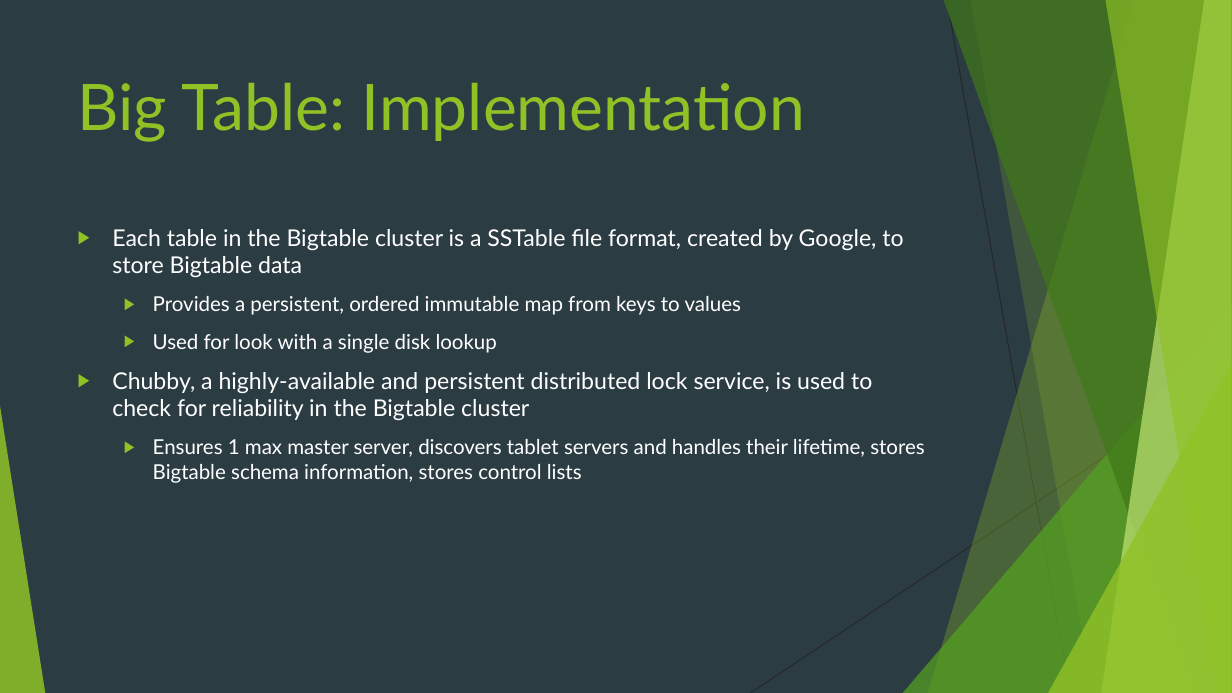
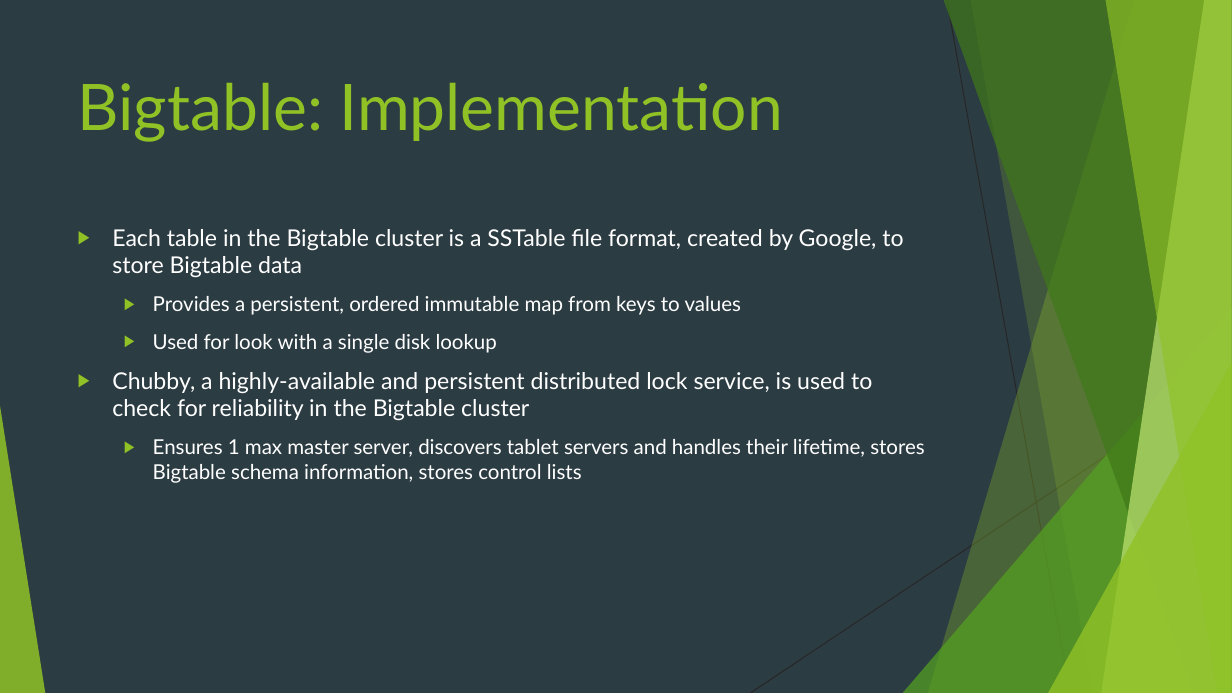
Before and after one commit to AndrewBaran/Database-Management, a slide deck: slide 5 of Big Data/Bigtable Presentation.pptx. Drawn at 1232x693 pixels with LibreOffice and Linux fonts; fonts in the diff are those of the drawing. Boxes give left, top, right and bottom in pixels: in the first picture for what was removed or moved away, otherwise in the second. Text is boxed around its words. In the diff, an @@ line names an element or a change of style, - is before the commit and + after.

```diff
--- a/Big Data/Bigtable Presentation.pptx
+++ b/Big Data/Bigtable Presentation.pptx
@@ title at [78, 83, 783, 142]: text changed @@
-Big Table: Implementation
+Bigtable: Implementation
```
Also in this commit, not shown: 2 other slides changed, 4 slides added, 1 other file.
